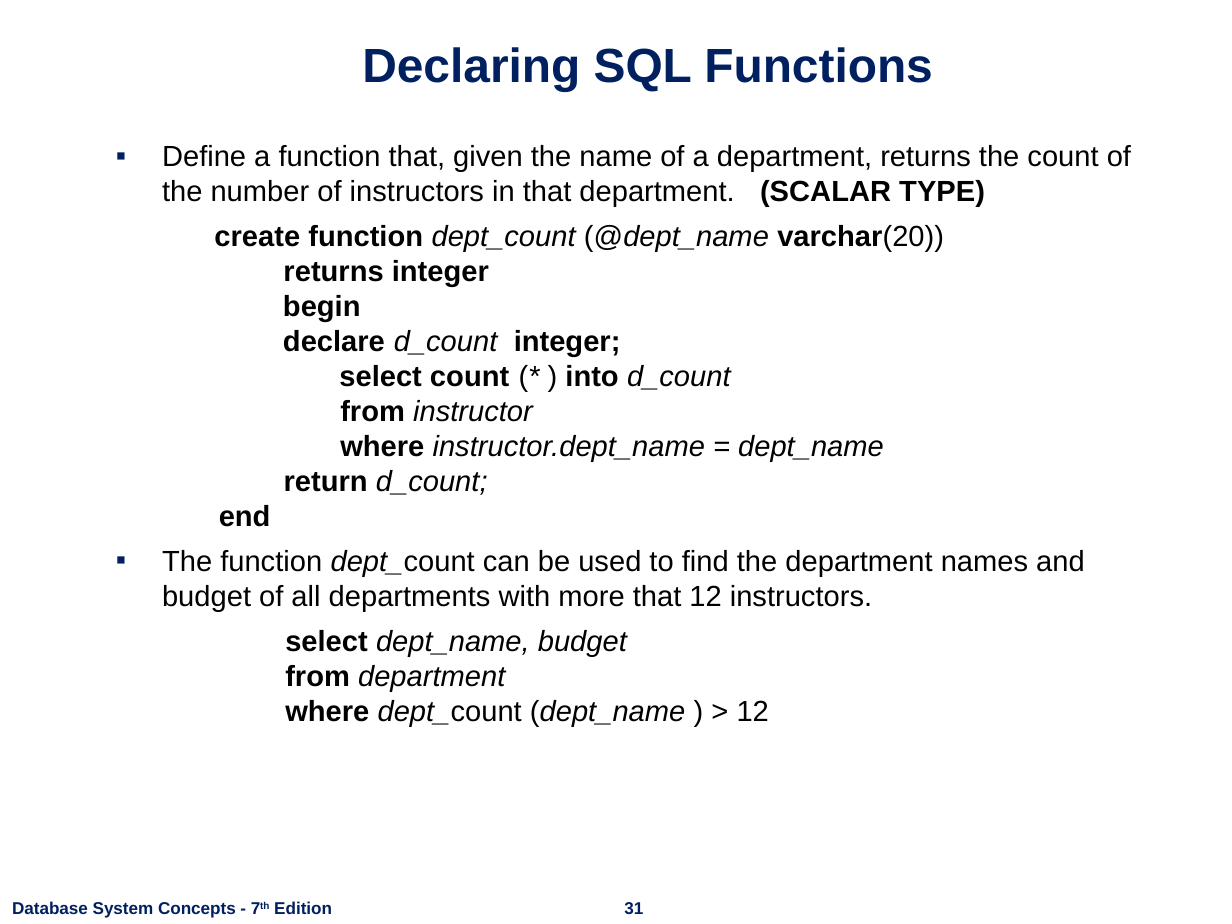
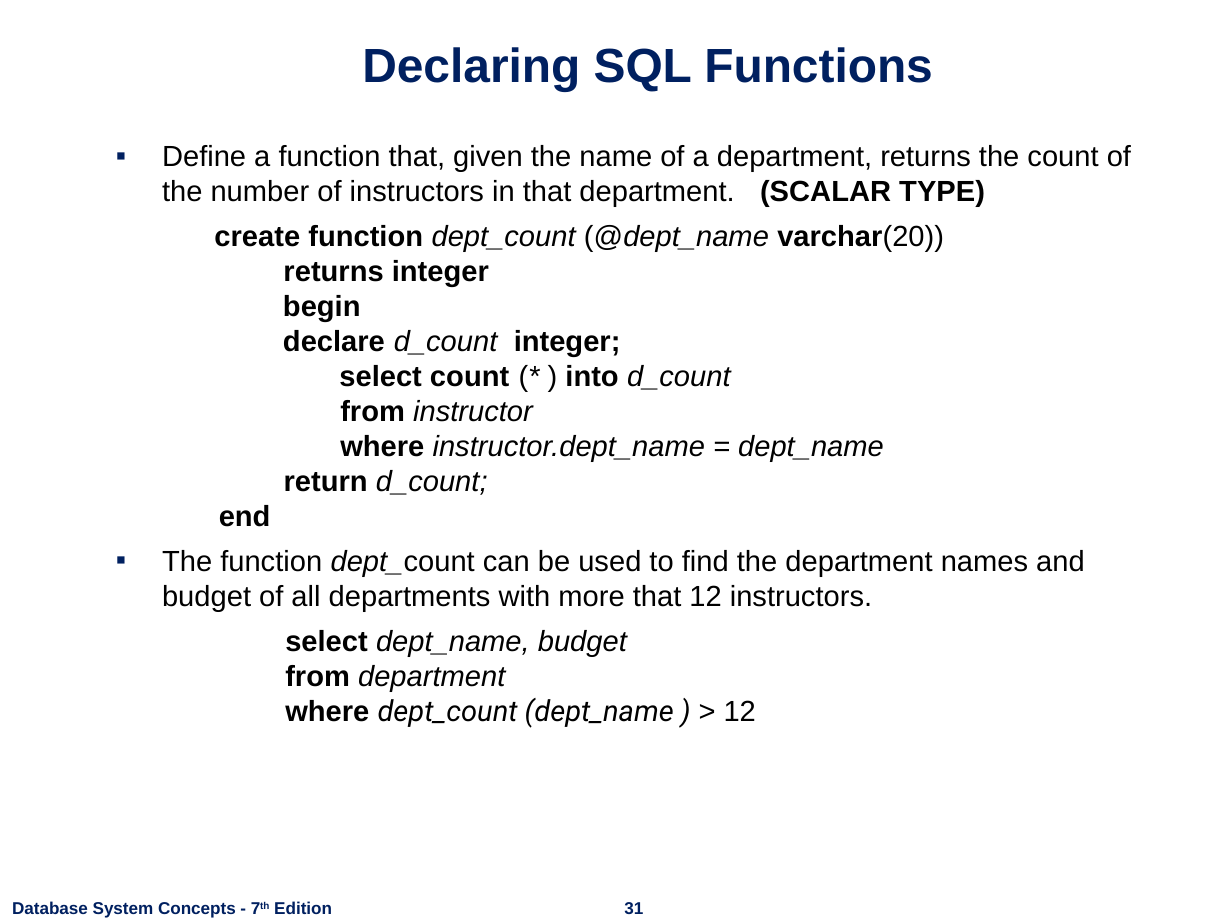
Before and after one commit to nashurgessa/DB-practices, a slide deck: slide 31 of Slides/L18-24 Advanced SQL.pptx. Drawn at 1232x924 pixels with LibreOffice and Linux fonts; fonts in the diff are those of the drawing; background and template pictures are left out. Boxes give left, top, right and bottom in pixels: in the first picture for what was removed or moved away, otherwise in the second. Text is boxed around its words. In the diff, an @@ line names an element or a change of style, - is before the commit and + after.

```diff
--- a/Slides/L18-24 Advanced SQL.pptx
+++ b/Slides/L18-24 Advanced SQL.pptx
@@ text at (285,630,756,728): font Arial to Roboto, italic on in "dept_count (dept_name )" @@
```
Also in this commit, not shown: 7 other slides changed.
